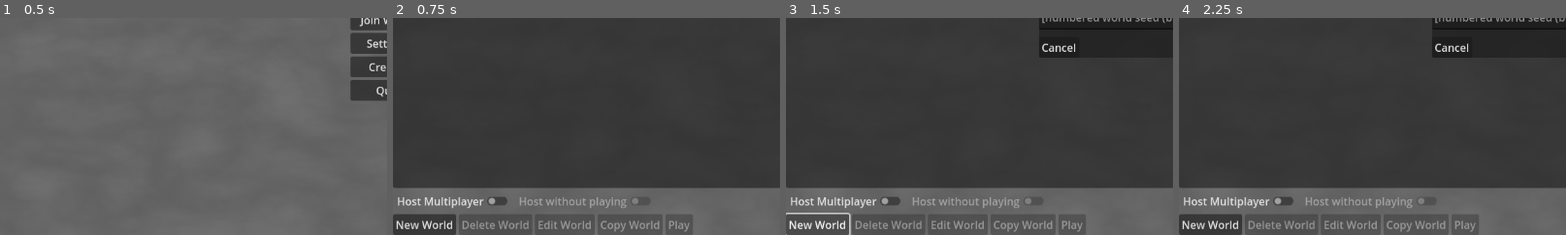
Above: before the commit, frames 1-4 (left to right).
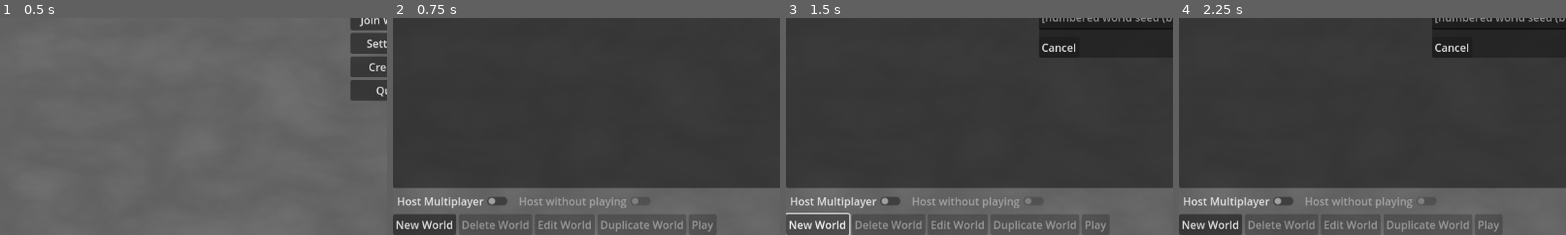
Above: after the commit, the same moments.

Repository: pixerhp/Hatchetflair
Game: Godot game, scene res://scenes/main_menu.tscn
Two runs of this game, one before a commit and one after it. Both use one fixed random seed, a clock stepped at 60 frames per second and the inputs below.
Inputs (mouse positions are % of the whole screen's width and height, from its top left):
- Up to frame 1 (0.5 s): no input
- Up to frame 2 (0.75 s): click "Start World" at 0.5 s
- Up to frame 3 (1.5 s): click "New World" at 1.25 s
- Up to frame 4 (2.25 s): click (50, 44) at 2.02 s; type "Alex" at 2.1 s
The pictures show only the part of the screen within x 0-50%, y 50-100%; the shares and areas given below are measured in that part.

Frame 1 is identical in both runs. In frame 2, 0.5% of the frame differs, in the area x 53-83%, y 90-100%; in frame 3, 0.5%; in frame 4, 0.5%.

Commit message:
Renamed to "duplicate world" and a minor thing

Diff:
--- a/scenes/main_menu.tscn
+++ b/scenes/main_menu.tscn
@@ -187,10 +187,10 @@
 disabled = true
 text = "Edit World"
 
-[node name="CopyWorld" type="Button" parent="Menus/WorldsScreen/WorldsScreenUI/WorldButtons"]
+[node name="DuplicateWorld" type="Button" parent="Menus/WorldsScreen/WorldsScreenUI/WorldButtons"]
 layout_mode = 2
 disabled = true
-text = "Copy World"
+text = "Duplicate World"
 
 [node name="PlayWorld" type="Button" parent="Menus/WorldsScreen/WorldsScreenUI/WorldButtons"]
 layout_mode = 2
@@ -840,7 +840,7 @@
 [connection signal="toggled" from="Menus/WorldsScreen/WorldsScreenUI/Toggles/AllowJoining" to="Menus/WorldsScreen" method="toggle_disabling_the_host_without_playing_toggle"]
 [connection signal="pressed" from="Menus/WorldsScreen/WorldsScreenUI/WorldButtons/DeleteWorld" to="Menus/WorldsScreen" method="open_delete_world_popup"]
 [connection signal="pressed" from="Menus/WorldsScreen/WorldsScreenUI/WorldButtons/EditWorld" to="Menus/WorldsScreen" method="open_edit_world_popup"]
-[connection signal="pressed" from="Menus/WorldsScreen/WorldsScreenUI/WorldButtons/CopyWorld" to="Menus/WorldsScreen" method="_on_copy_world_pressed"]
+[connection signal="pressed" from="Menus/WorldsScreen/WorldsScreenUI/WorldButtons/DuplicateWorld" to="Menus/WorldsScreen" method="_on_duplicate_world_pressed"]
 [connection signal="pressed" from="Menus/WorldsScreen/WorldsScreenUI/WorldButtons/PlayWorld" to="Menus/WorldsScreen" method="_on_play_button_pressed"]
 [connection signal="pressed" from="Menus/JoinScreen/JoinScreenUI/BackButton/Back" to="." method="open_menu" binds= ["TitleScreen"]]
 [connection signal="pressed" from="Menus/JoinScreen/JoinScreenUI/ServerButtons/JoinGame" to="Menus/JoinScreen" method="join_server"]
--- a/scripts/menu_worlds.gd
+++ b/scripts/menu_worlds.gd
@@ -75,10 +75,11 @@
 		update_worlds_list_text()
 		edit_world_popup.hide()
 
-func _on_copy_world_pressed():
+func _on_duplicate_world_pressed():
 	if not worlds_list_text.get_selected_items().is_empty(): # Crash prevention for if no world is selected.
 		worlds_list.append("Copy of " + worlds_list[worlds_list_text.get_selected_items()[0]])
 		update_worlds_list_text()
+		disable_world_selected_requiring_buttons()
 
 func _on_play_button_pressed():
 	if not worlds_list_text.get_selected_items().is_empty(): # Don't do anything if no worlds are selected.
@@ -105,8 +106,8 @@
 	delete_world_button.disabled = false
 	var edit_world_button: Button = $WorldsScreenUI/WorldButtons/EditWorld
 	edit_world_button.disabled = false
-	var copy_world_button: Button = $WorldsScreenUI/WorldButtons/CopyWorld
-	copy_world_button.disabled = false
+	var duplicate_world_button: Button = $WorldsScreenUI/WorldButtons/DuplicateWorld
+	duplicate_world_button.disabled = false
 	var play_world_button: Button = $WorldsScreenUI/WorldButtons/PlayWorld
 	play_world_button.disabled = false
 
@@ -120,7 +121,7 @@
 	delete_world_button.disabled = true
 	var edit_world_button: Button = $WorldsScreenUI/WorldButtons/EditWorld
 	edit_world_button.disabled = true
-	var copy_world_button: Button = $WorldsScreenUI/WorldButtons/CopyWorld
-	copy_world_button.disabled = true
+	var duplicate_world_button: Button = $WorldsScreenUI/WorldButtons/DuplicateWorld
+	duplicate_world_button.disabled = true
 	var play_world_button: Button = $WorldsScreenUI/WorldButtons/PlayWorld
 	play_world_button.disabled = true
